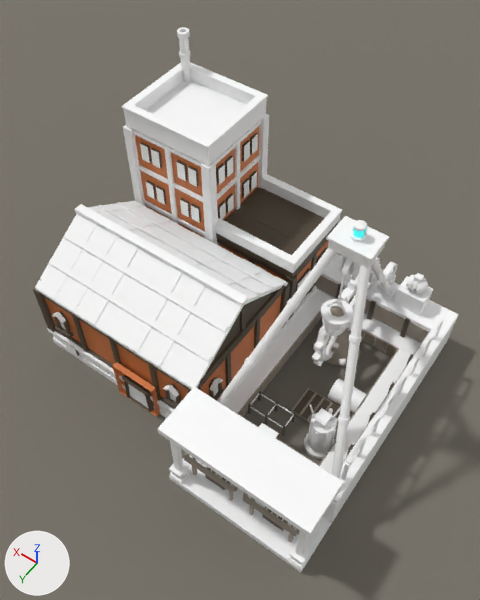
Renders of the Blender file src/DeepFrontier/Art/Source/ArchiveExcavation-ReferenceStudy.blend from each side of a commit.
Both versions are drawn from a 50 mm lens placed at (-8.13, 3.4, 12.1), pointed at (-3.68, -2.82, 2.31). Lighting does not change. The marker at lower left points along +X, +Y and +Z. The older version comes first.

The scene before the commit, as lines of its bpy script (objects in view):
```python
ob_archiveexcavation_architecture = bpy.data.objects.new('ArchiveExcavation.Architecture', me_archiveexcavation_architecture)
ob_archiveexcavation_architecture.location = (0.0, 0.0, 0.0)
ob_archiveexcavation_hoistbucket = bpy.data.objects.new('ArchiveExcavation.HoistBucket', me_archiveexcavation_hoistbucket)
ob_archiveexcavation_hoistbucket.location = (-5.55, -2.99, 2.75)
ob_plane = bpy.data.objects.new('Plane', me_plane)
ob_plane.location = (0.0, 0.0, -0.04)
```
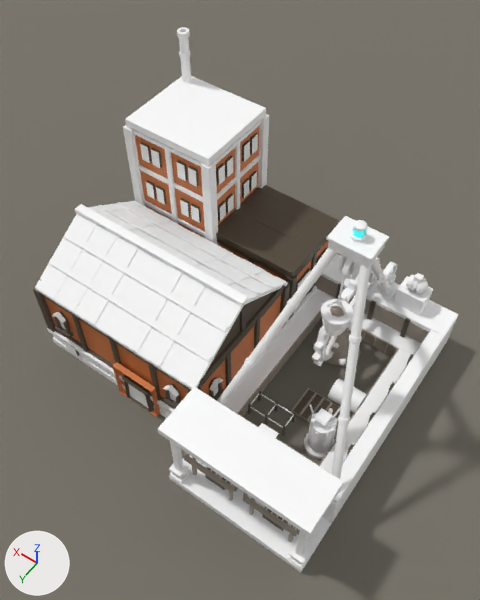
Edits to the bpy script that builds the scene:
```text
Change me_archiveexcavation_architecture:
    used by ob_archiveexcavation_architecture; location = (0.0, 0.0, 0.0)
    remove me_archiveexcavation_architecture.from_pydata(...)  # 6161 vertices, 3600 faces; spans x -7.0..0.1, y -6.06..0.0, z -0.03..5.12
    add me_archiveexcavation_architecture.from_pydata(...)  # 5969 vertices, 3471 faces; spans x -7.0..0.1, y -6.06..0.0, z -0.03..5.12
    me_archiveexcavation_architecture part 1: 24 loose pieces with 192 vertices, spanning x -6.89..0.02, y -6.02..-1.47, z 1.0..4.3, are deleted
```

Where the change shows, as pixel boxes (x1, y1, x2, y2) in the pictures (480 x 600 px):
part 1 of me_archiveexcavation_architecture, deleted
    before: (121, 62, 444, 480)
